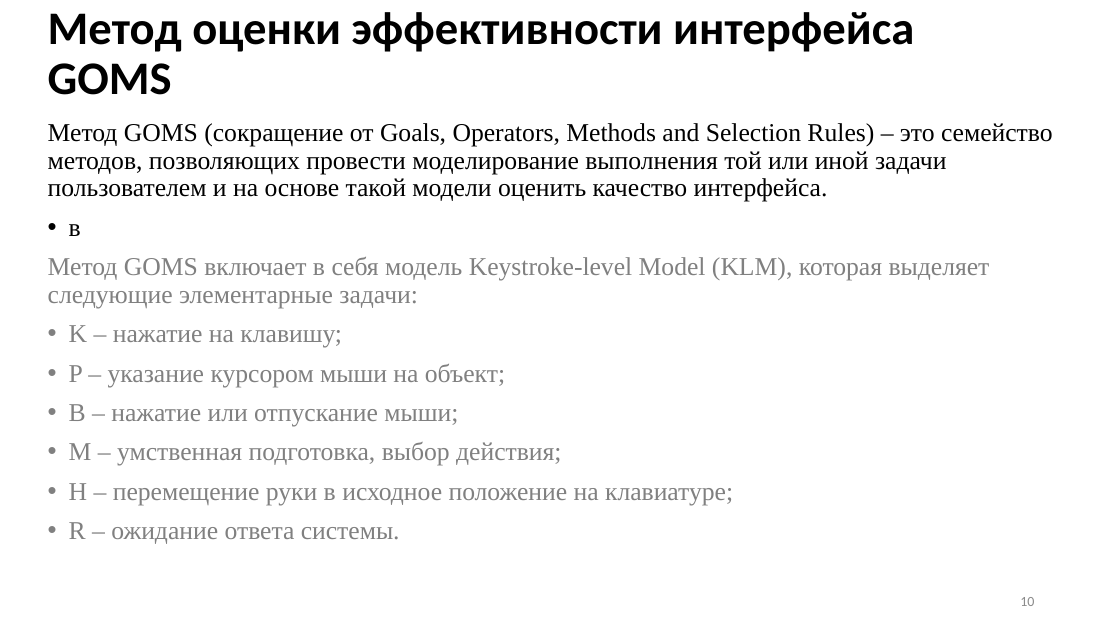
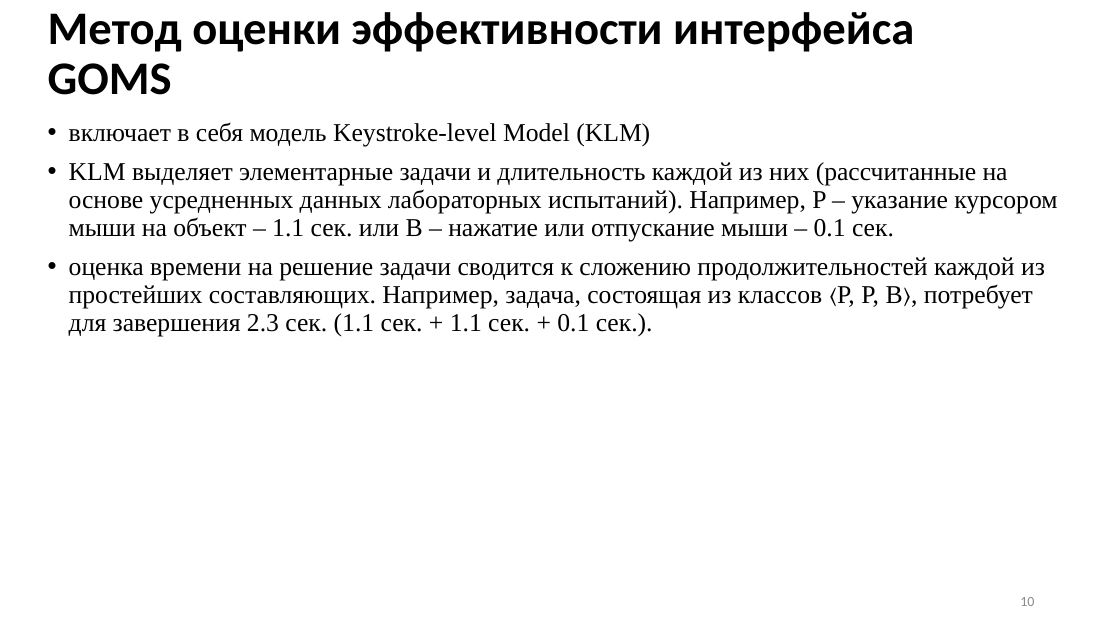
Before and after one commit to Inlucker/7semestr, a slide deck: slide 10 of НИР и ВКР/Презентация/ПронинАС_НИР_презентация.pptx. Drawn at 1120x630 pixels with LibreOffice and Linux fonts; fonts in the diff are those of the drawing. Boxes give left, top, right and bottom in pixels: in the first picture for what was removed or moved away, otherwise in the second. Text is boxed around its words. In the diff, an @@ line names an element or a change of style, - is before the commit and + after.

Commit message:
updated presentation

```diff
--- a/НИР и ВКР/Презентация/ПронинАС_НИР_презентация.pptx
+++ b/НИР и ВКР/Презентация/ПронинАС_НИР_презентация.pptx
@@ text at (69, 123, 1057, 336): text changed; text colour #808080 to #000000 @@
-Метод GOMS (сокращение от Goals, Operators, Methods and Selection Rules) – это семейство методов, позволяющих провести моделирование выполнения той или иной задачи пользователем и на основе такой модели оценить качество интерфейса.
-• в
-Метод GOMS включает в себя модель Keystroke-level Model (KLM), которая выделяет следующие элементарные задачи:
-• K – нажатие на клавишу;
-• P – указание курсором мыши на объект;
-• B – нажатие или отпускание мыши;
-• M – умственная подготовка, выбор действия;
-• H – перемещение руки в исходное положение на клавиатуре;
-• R – ожидание ответа системы.
+• включает в себя модель Keystroke-level Model (KLM)
+• KLM выделяет элементарные задачи и длительность каждой из них (рассчитанные на основе усредненных данных лабораторных испытаний). Например, P – указание курсором мыши на объект – 1.1 сек. или B – нажатие или отпускание мыши – 0.1 сек.
+• оценка времени на решение задачи сводится к сложению продолжительностей каждой из простейших составляющих. Например, задача, состоящая из классов 〈P, P, B〉, потребует для завершения 2.3 сек. (1.1 сек. + 1.1 сек. + 0.1 сек.).
```
Also in this commit, not shown: 3 other slides changed, 1 slide added, 1 slide removed, 3 other files.
